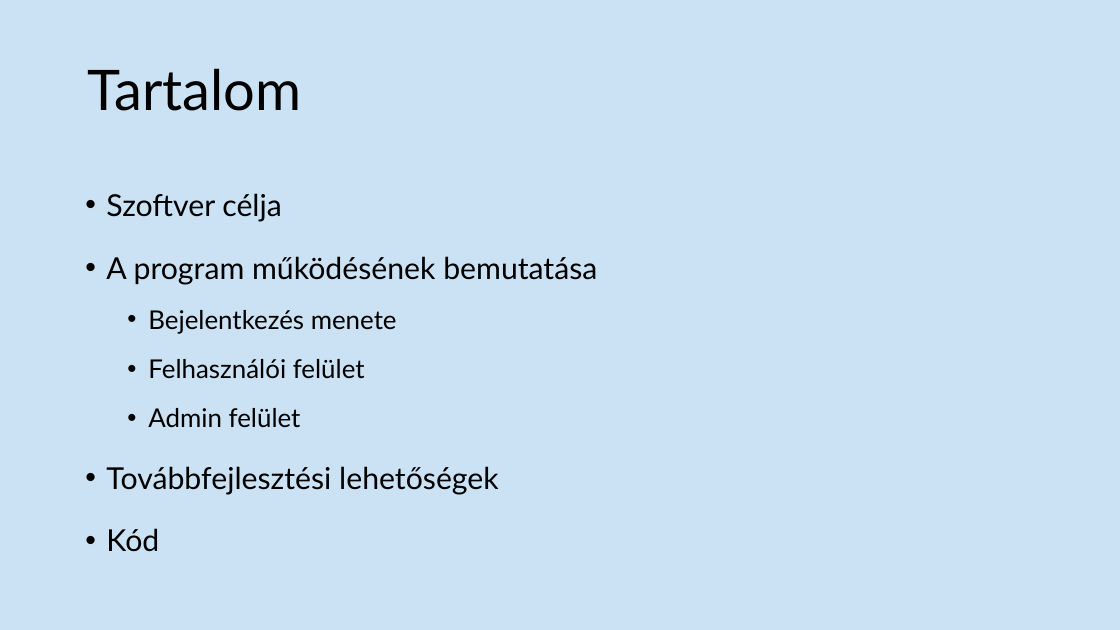
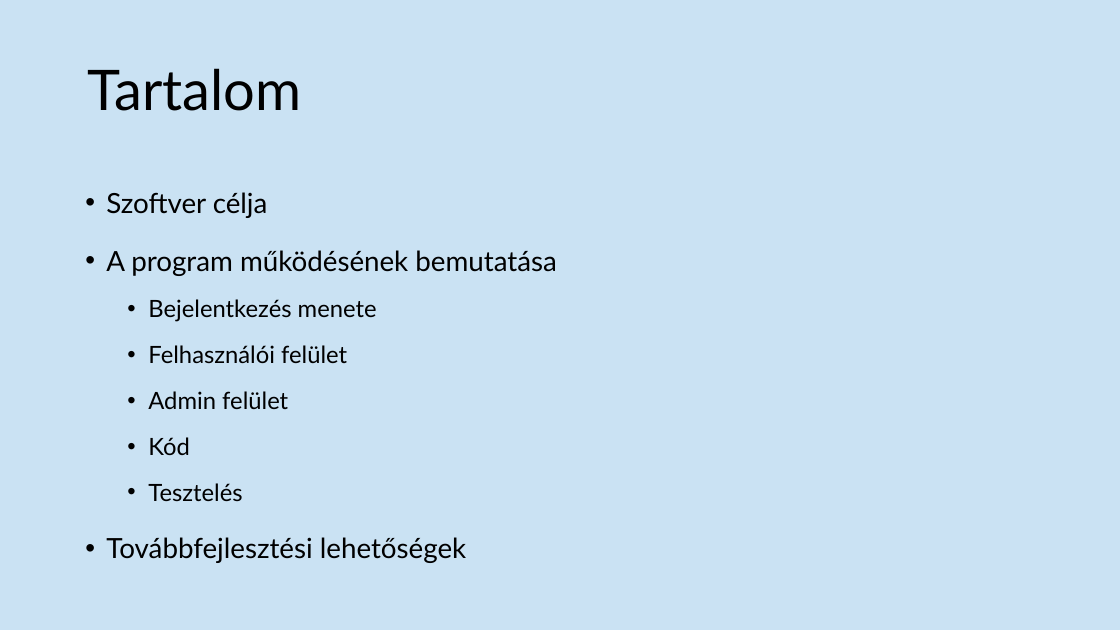
Before and after one commit to notdefinitelynot/bzsh_vizsga_ppt, a slide deck: slide 2 of BZSH Külker Leltár.pptx. Drawn at 1120x630 pixels with LibreOffice and Linux fonts; fonts in the diff are those of the drawing. Boxes give left, top, right and bottom in pixels: in the first picture for what was removed or moved away, otherwise in the second. Text is boxed around its words. In the diff, an @@ line names an element or a change of style, - is before the commit and + after.

Commit message:
ads

```diff
--- a/BZSH Külker Leltár.pptx
+++ b/BZSH Külker Leltár.pptx
@@ text at <box>106,192,557,563</box>: size 25.9 to 23.8 pt in "Szoftver célja", "A program működésének bemutatása", "Továbbfejlesztési lehetőségek"; size 22.2 to 20.4 pt in "Bejelentkezés menete", "Felhasználói felület", "Admin felület" @@
@@ text at <box>148,437,242,501</box>: paragraphs added @@
+  • Kód
+  • Tesztelés
@@ text at <box>106,528,159,552</box>: paragraph removed @@
-• Kód
```
Also in this commit, not shown: 4 slides added.
